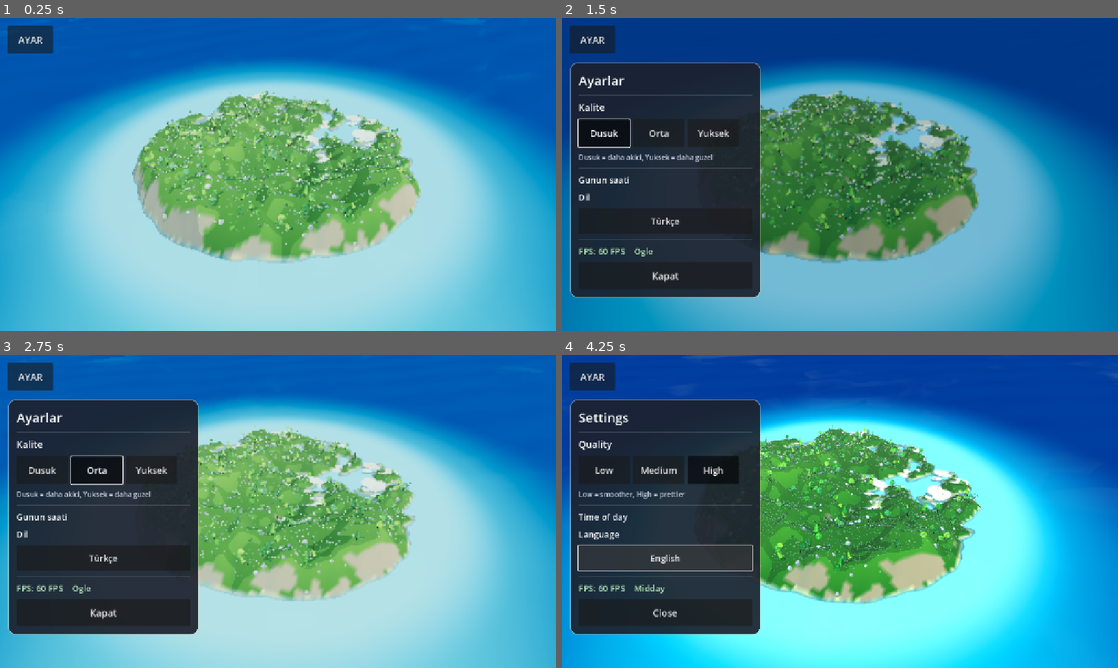
Above: before the commit, frames 1-4 (two rows, left to right).
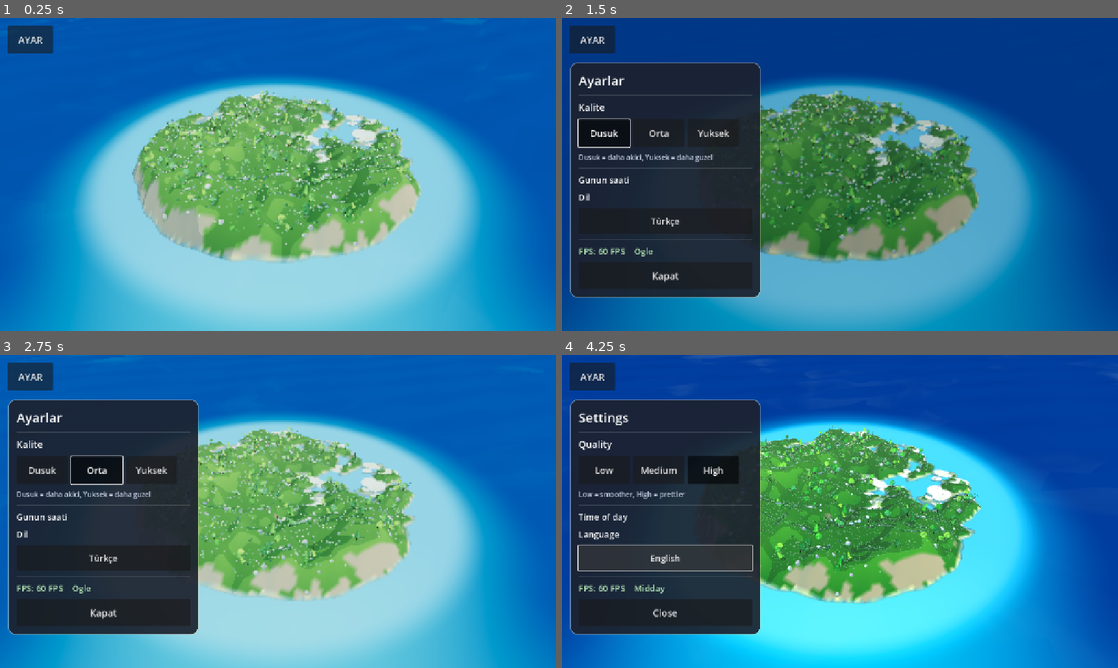
Above: after the commit, the same moments.

Repository: eraslan19j/game
Game: Godot game, scene res://scenes/world/world.tscn
Two runs of this game, one before a commit and one after it. Both use one fixed random seed, a clock stepped at 60 frames per second and the inputs below.
Inputs:
- Up to frame 1 (0.25 s): no input
- Up to frame 2 (1.5 s): click "AYAR" at 0.5 s; click "Dusuk" at 1.25 s
- Up to frame 3 (2.75 s): click "Orta" at 2 s
- Up to frame 4 (4.25 s): click "Yuksek" at 2.75 s; click "Türkçe" at 3.5 s

The runs differ from the first frame. In frame 1, 48% of the frame differs, in the area x 0-100%, y 14-100%; in frame 2, 35%; in frame 3, 31%; in frame 4, 38%.

Commit message:
Kiyi kopuk halkasi dengelendi (deniz beyaza kacmisti)
Co-authored-by: arena-agent <297053741+arena-agent@users.noreply.github.com>

Diff:
--- a/shaders/water.gdshader
+++ b/shaders/water.gdshader
@@ -53,11 +53,11 @@
 	vec3 col = mix(shallow_color.rgb, deep_color.rgb, far_mix);
 
 	// Ada cevresinde genis, yumusak kiyi gecisi.
-	float shore = 1.0 - smoothstep(66.0, 150.0, island_dist);
-	col = mix(col, shallow_color.rgb, shore * 0.9);
+	float shore = 1.0 - smoothstep(68.0, 108.0, island_dist);
+	col = mix(col, shallow_color.rgb, shore * 0.65);
 	// Kiyi hattinda ince kopuk halkasi.
-	float foam = 1.0 - smoothstep(72.0, 96.0, island_dist);
-	col = mix(col, foam_color.rgb, foam * 0.55);
+	float foam = 1.0 - smoothstep(74.0, 86.0, island_dist);
+	col = mix(col, foam_color.rgb, foam * 0.40);
 
 	ALBEDO = col;
 	ROUGHNESS = 0.55;
